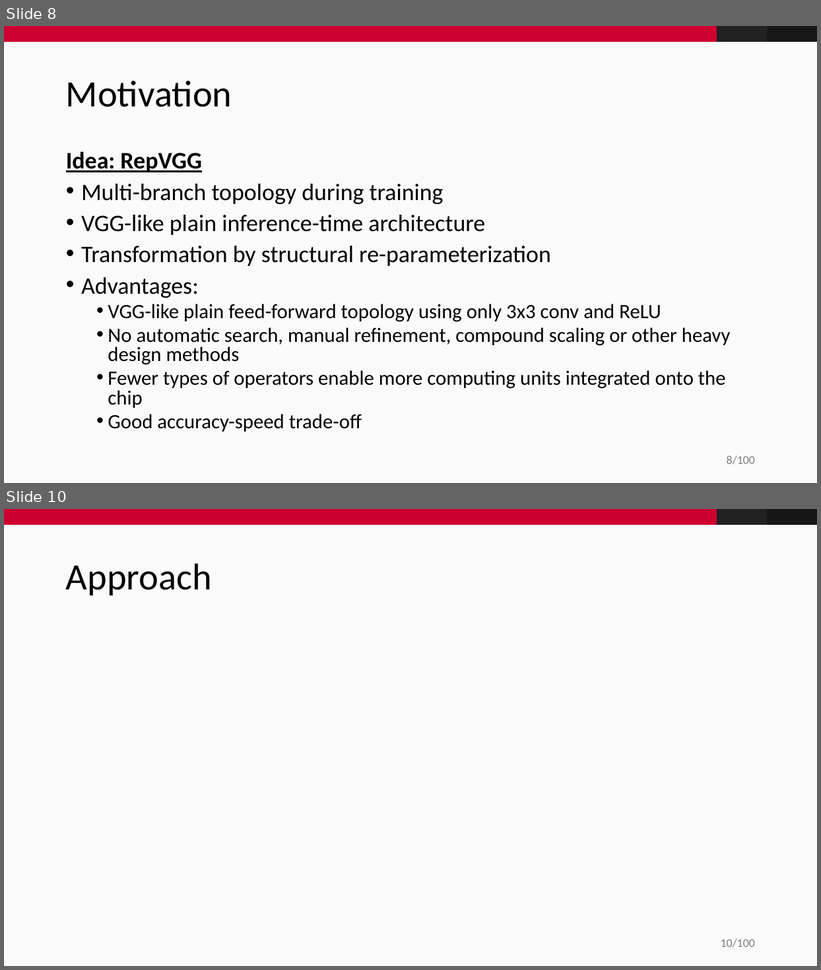
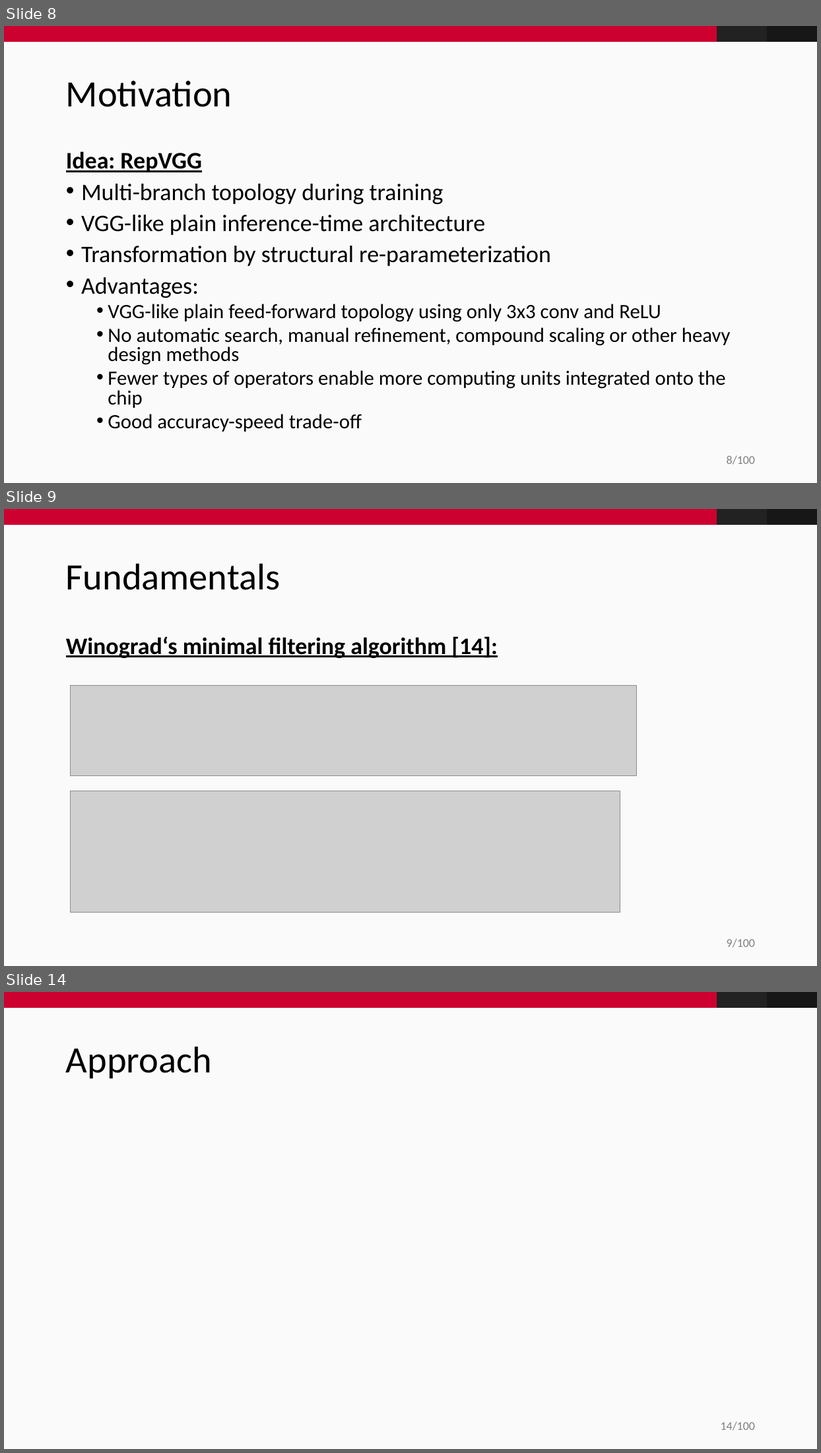
Before and after one commit to fidsusj/CVDL-Seminar, a slide deck: presentation/presentation.pptx. Shown one above the other, each under a label of ours: slides 8 and 10 before the commit, slides 8, 9 and 14 after it; the slides between them are not shown. The pictures are 821x970 and 821x1453 pixels, drawn with LibreOffice and Linux fonts; fonts in the diff are those of the drawing; grey boxes stand for pictures; background and template pictures are left out. Boxes give left, top, right and bottom in pixels: in the first picture for what was removed or moved away, otherwise in the second. Text is boxed around its words. In the diff, an @@ line names an element or a change of style, - is before the commit and + after.

Commit message:
added fundamentals

```diff
--- a/presentation/presentation.pptx
+++ b/presentation/presentation.pptx
@@ slide 9 added at [4, 509, 817, 966], background #FAFAFA; not listed: 4 template elements that a slide beside it also shows @@
@@ title added at [66, 563, 280, 590], 44 pt, text #000000 @@
+Fundamentals
@@ text added at [66, 636, 498, 658], 28 pt, text #000000, bold, underline @@
+Winograd‘s minimal filtering algorithm [14]:
@@ picture added at [70, 685, 636, 776] @@
@@ picture added at [70, 791, 620, 913] @@
@@ what was slide 10 is now slide 14 @@
@@ page number at [721, 1422, 755, 1431]: text changed @@
-10/100
+14/100
```
Also in this commit, not shown: 3 slides changed, 4 other slides added, 1 slide removed.
